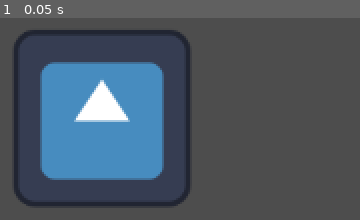
Above: before the commit, frame 1.
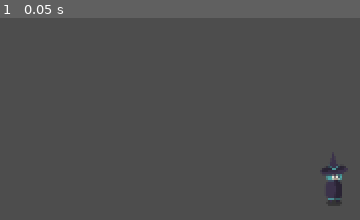
Above: after the commit, the same moment.

Repository: henriquegeribello/CC5408-1-Taller-de-Dise-o-y-Desarrollo-de-Videojuegos
Game: Godot game, scene res://node_2d.tscn
Same seed, same stepped clock (60 frames per second), same inputs: the game is played once before the commit and once after it. The project has no main scene, so this scene is started directly. The engine's default icon, where the game draws it, is replaced by a stand-in: a white triangle on a blue panel in a dark square.
Inputs:
- Up to frame 1 (0.05 s): no input

The runs differ from the first frame. In frame 1, 26% of the frame differs, in the area x 3-97%, y 5-94%.

Commit message:
se agregan algunos assets mas

Diff:
--- a/node_2d.tscn
+++ b/node_2d.tscn
@@ -1,9 +1,8 @@
 [gd_scene load_steps=2 format=3 uid="uid://dopay5d3tjm2y"]
 
-[ext_resource type="Texture2D" uid="uid://cprm7pfy1asc1" path="res://icon.svg" id="1_hkp60"]
+[ext_resource type="PackedScene" uid="uid://bukkocejlnpfb" path="res://scenes/blue_witch.tscn" id="1_nivs4"]
 
 [node name="Node2D" type="Node2D"]
 
-[node name="Sprite2D" type="Sprite2D" parent="."]
-position = Vector2(248, 208)
-texture = ExtResource("1_hkp60")
+[node name="CharacterBody2D" parent="." instance=ExtResource("1_nivs4")]
+position = Vector2(416, 253)
--- a/project.godot
+++ b/project.godot
@@ -16,5 +16,6 @@
 
 [rendering]
 
+textures/canvas_textures/default_texture_filter=0
 renderer/rendering_method="gl_compatibility"
 renderer/rendering_method.mobile="gl_compatibility"
--- /dev/null
+++ b/scenes/background.tscn
@@ -0,0 +1,14 @@
+[gd_scene load_steps=2 format=3 uid="uid://77dsb0rj5sjq"]
+
+[ext_resource type="Texture2D" uid="uid://dcai6xn65xvul" path="res://assets/background/Textures-16.png" id="1_rxf5y"]
+
+[node name="background" type="Sprite2D"]
+texture_repeat = 2
+
+[node name="tile" type="Sprite2D" parent="."]
+texture_repeat = 2
+position = Vector2(8, 8)
+texture = ExtResource("1_rxf5y")
+frame = 4
+region_enabled = true
+region_rect = Rect2(48, 16, 16, 16)
--- /dev/null
+++ b/scenes/blue_witch.tscn
@@ -0,0 +1,17 @@
+[gd_scene load_steps=3 format=3 uid="uid://bukkocejlnpfb"]
+
+[ext_resource type="Texture2D" uid="uid://b4ot088uxdr51" path="res://assets/characters/Blue Witch/Blue_witch/B_witch_idle.png" id="1_p1v3y"]
+
+[sub_resource type="CapsuleShape2D" id="CapsuleShape2D_mf06q"]
+radius = 4.65382
+
+[node name="CharacterBody2D" type="CharacterBody2D"]
+
+[node name="Sprite2D" type="Sprite2D" parent="."]
+texture = ExtResource("1_p1v3y")
+vframes = 6
+
+[node name="CollisionShape2D" type="CollisionShape2D" parent="."]
+position = Vector2(-1, 4)
+scale = Vector2(1.28926, 1.01755)
+shape = SubResource("CapsuleShape2D_mf06q")
Binary file added: assets/background/Textures-16.png
Not shown, added: assets/background/Textures-16.png.import
